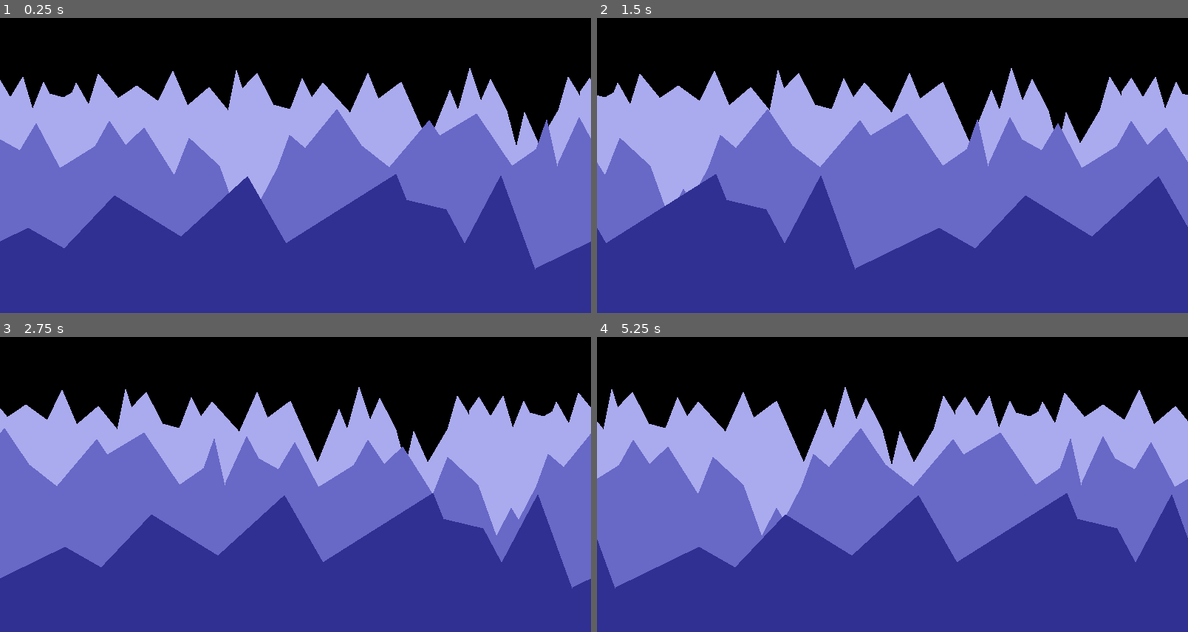
Above: before the commit, frames 1-4 (two rows, left to right).
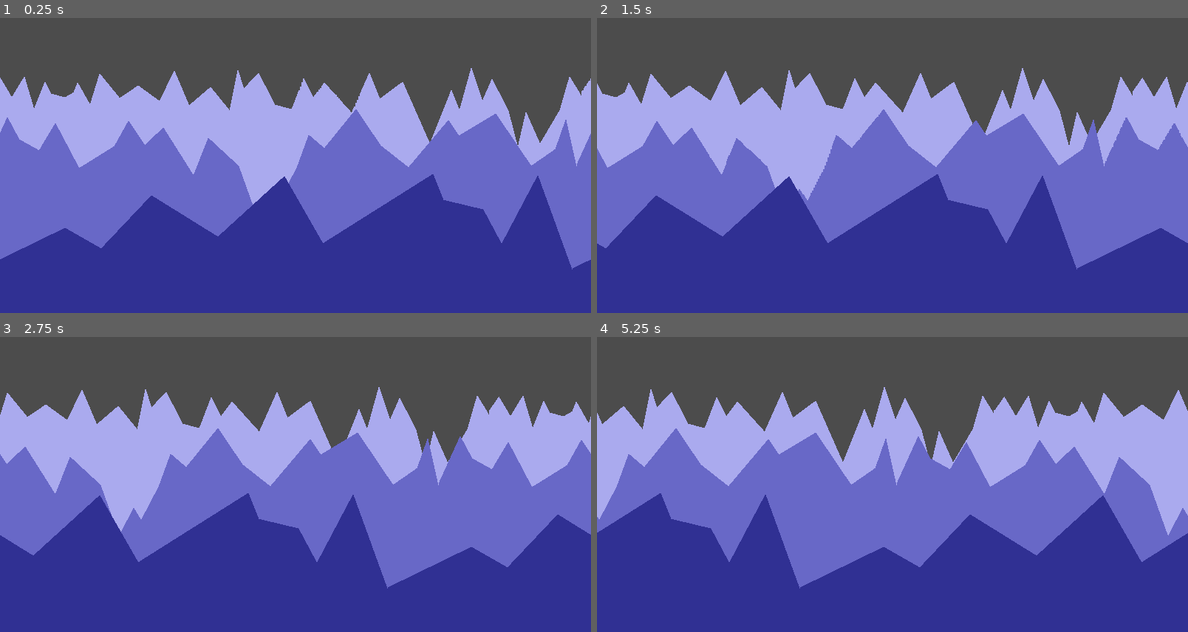
Above: after the commit, the same moments.

Repository: neilsheppard/Wireframe
Game: Godot game, scene res://Main.tscn
Two runs of this game, one before a commit and one after it. Both use one fixed random seed, a clock stepped at 60 frames per second and the inputs below.
Inputs:
- Up to frame 1 (0.25 s): no input
- Up to frame 2 (1.5 s): no input
- Up to frame 3 (2.75 s): no input
- Up to frame 4 (5.25 s): no input

The runs differ from the first frame. In frame 1, 40% of the frame differs, in the area x 0-100%, y 0-86%; in frame 2, 45%; in frame 3, 48%; in frame 4, 48%.

Commit message:
Use ParallaxBackground

Diff:
--- /dev/null
+++ b/Issue3/Layers.gd
@@ -0,0 +1,11 @@
+extends ParallaxBackground
+
+onready var front_layer = $FrontLayer
+onready var middle_layer = $MiddleLayer
+onready var back_layer = $BackLayer
+
+# Called every frame. 'delta' is the elapsed time since the previous frame.
+func _physics_process(delta):
+	front_layer.motion_offset.x += -100 * delta
+	middle_layer.motion_offset.x += -75 * delta
+	back_layer.motion_offset.x += -50 * delta
--- a/Issue3/Main.gd
+++ b/Issue3/Main.gd
@@ -4,6 +4,7 @@
 
 # Called when the node enters the scene tree for the first time.
 func _ready():
-	var i_parallax_background = parallax_background.instance()
-	add_child(i_parallax_background)
-	i_parallax_background.position = Vector2(0, 0)
+#	var i_parallax_background = parallax_background.instance()
+#	add_child(i_parallax_background)
+#	i_parallax_background.position = Vector2(0, 0)
+	pass
--- a/Issue3/Main.tscn
+++ b/Issue3/Main.tscn
@@ -1,11 +1,9 @@
-[gd_scene load_steps=2 format=2]
+[gd_scene load_steps=3 format=2]
 
 [ext_resource path="res://Main.gd" type="Script" id=1]
+[ext_resource path="res://ParallaxBackground.tscn" type="PackedScene" id=2]
 
 [node name="Main" type="Node2D"]
 script = ExtResource( 1 )
 
-[node name="ColorRect" type="ColorRect" parent="."]
-margin_right = 800.0
-margin_bottom = 400.0
-color = Color( 0, 0, 0, 1 )
+[node name="ParallaxBackground" parent="." instance=ExtResource( 2 )]
--- a/Issue3/Parallax.gd
+++ b/Issue3/Parallax.gd
@@ -18,7 +18,7 @@
 	middle_layer_size = (middle_layer.texture.get_size().x / 2)
 	back_layer_size = (back_layer.texture.get_size().x / 2)
 
-func _physics_process(delta):
+func _physics_process(_delta):
 	front_layer.position.x -= front_speed
 	middle_layer.position.x -= middle_speed
 	back_layer.position.x -= back_speed
--- /dev/null
+++ b/Issue3/ParallaxBackground.tscn
@@ -0,0 +1,32 @@
+[gd_scene load_steps=5 format=2]
+
+[ext_resource path="res://image_back.png" type="Texture" id=1]
+[ext_resource path="res://image_middle.png" type="Texture" id=2]
+[ext_resource path="res://image_front.png" type="Texture" id=3]
+[ext_resource path="res://Layers.gd" type="Script" id=4]
+
+[node name="ParallaxBackground" type="ParallaxBackground"]
+script = ExtResource( 4 )
+
+[node name="BackLayer" type="ParallaxLayer" parent="."]
+motion_scale = Vector2( 0.2, 1 )
+motion_mirroring = Vector2( 800, 0 )
+
+[node name="Sprite" type="Sprite" parent="BackLayer"]
+position = Vector2( 800, 200 )
+texture = ExtResource( 1 )
+
+[node name="MiddleLayer" type="ParallaxLayer" parent="."]
+motion_scale = Vector2( 0.5, 1 )
+motion_mirroring = Vector2( 800, 0 )
+
+[node name="Sprite" type="Sprite" parent="MiddleLayer"]
+position = Vector2( 800, 200 )
+texture = ExtResource( 2 )
+
+[node name="FrontLayer" type="ParallaxLayer" parent="."]
+motion_mirroring = Vector2( 800, 0 )
+
+[node name="Sprite" type="Sprite" parent="FrontLayer"]
+position = Vector2( 800, 200 )
+texture = ExtResource( 3 )
